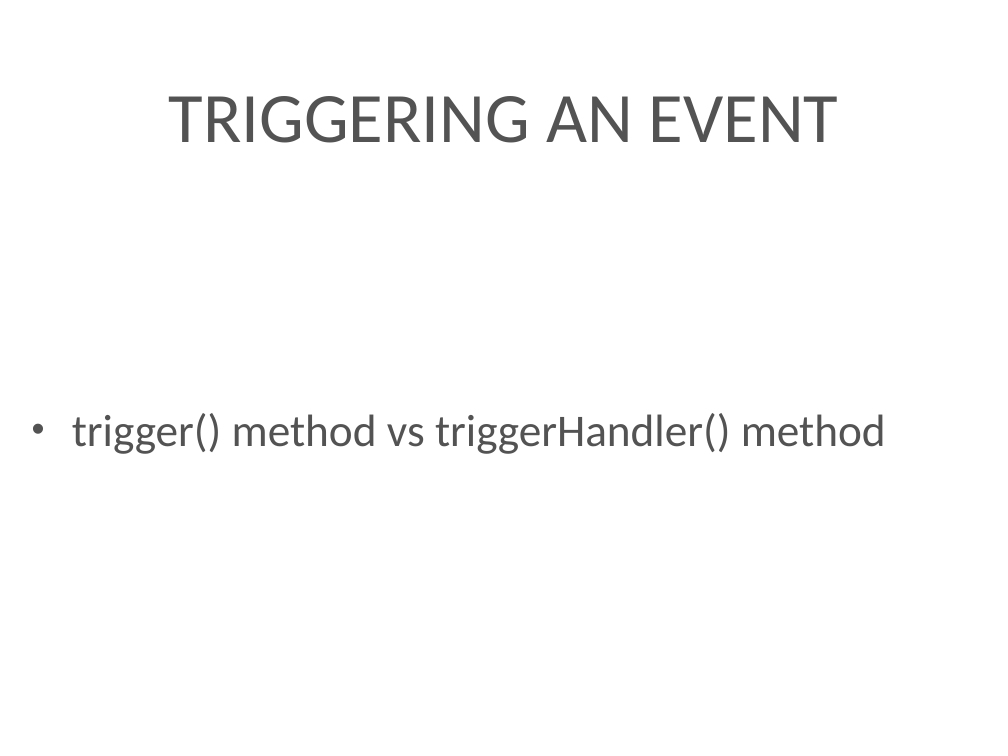
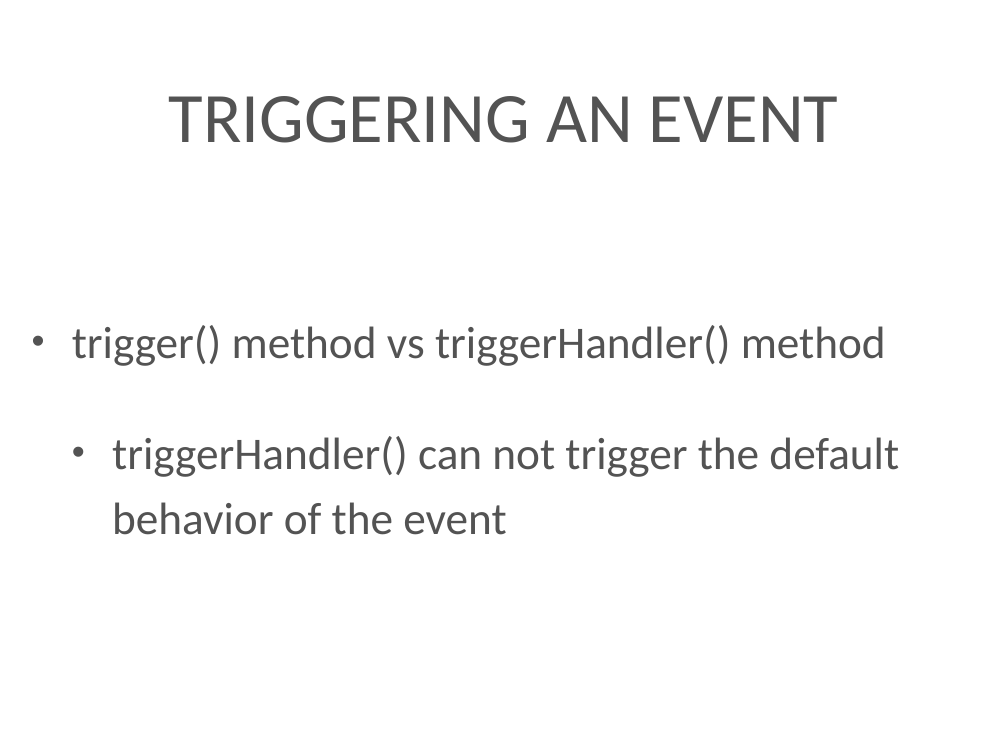
Before and after one commit to kenton-steiner18/Techtasks, a slide deck: slide 36 of presentation/jQuery.pptx. Drawn at 1008x756 pixels with LibreOffice and Linux fonts; fonts in the diff are those of the drawing; background and template pictures are left out. Boxes give left, top, right and bottom in pixels: in the first picture for what was removed or moved away, otherwise in the second. Text is boxed around its words. In the diff, an @@ line names an element or a change of style, - is before the commit and + after.

```diff
--- a/presentation/jQuery.pptx
+++ b/presentation/jQuery.pptx
@@ text at box(112, 436, 899, 535): paragraph added @@
+  • triggerHandler() can not trigger the default behavior of the event
```
Also in this commit, not shown: 3 other slides changed.
